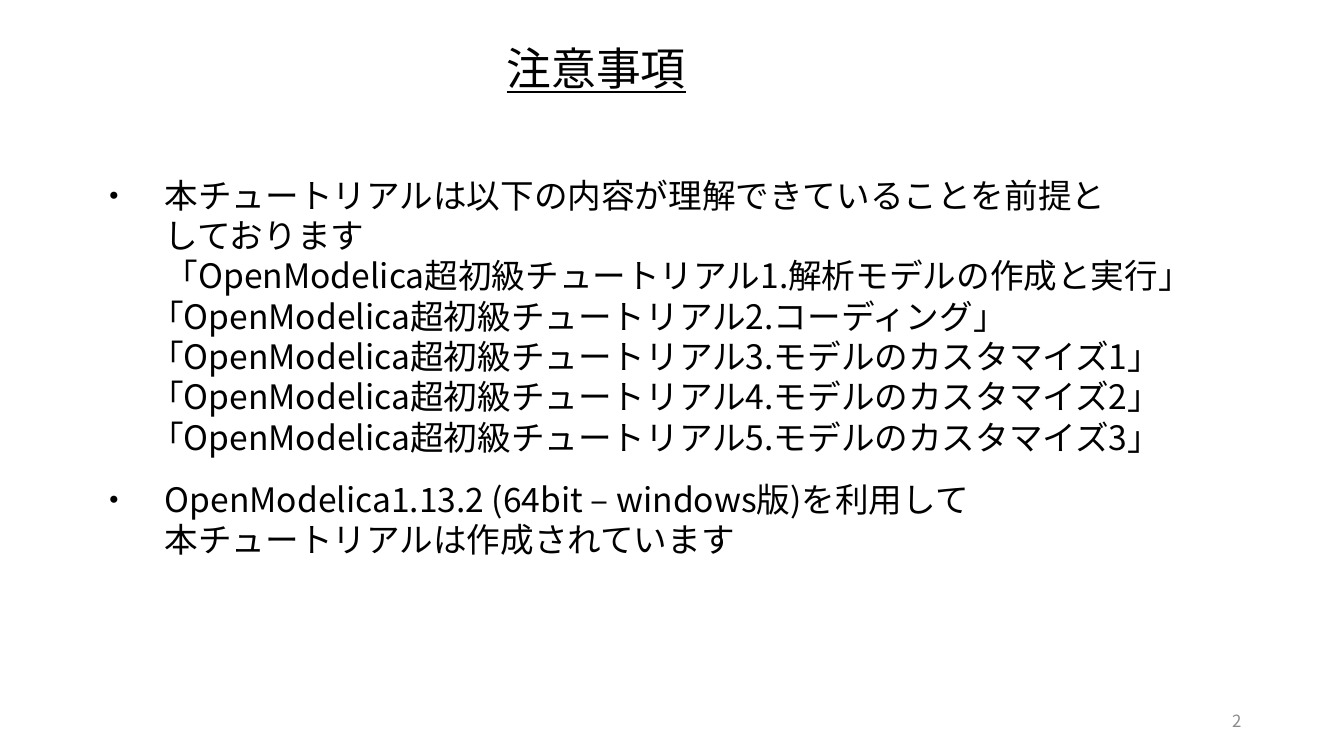
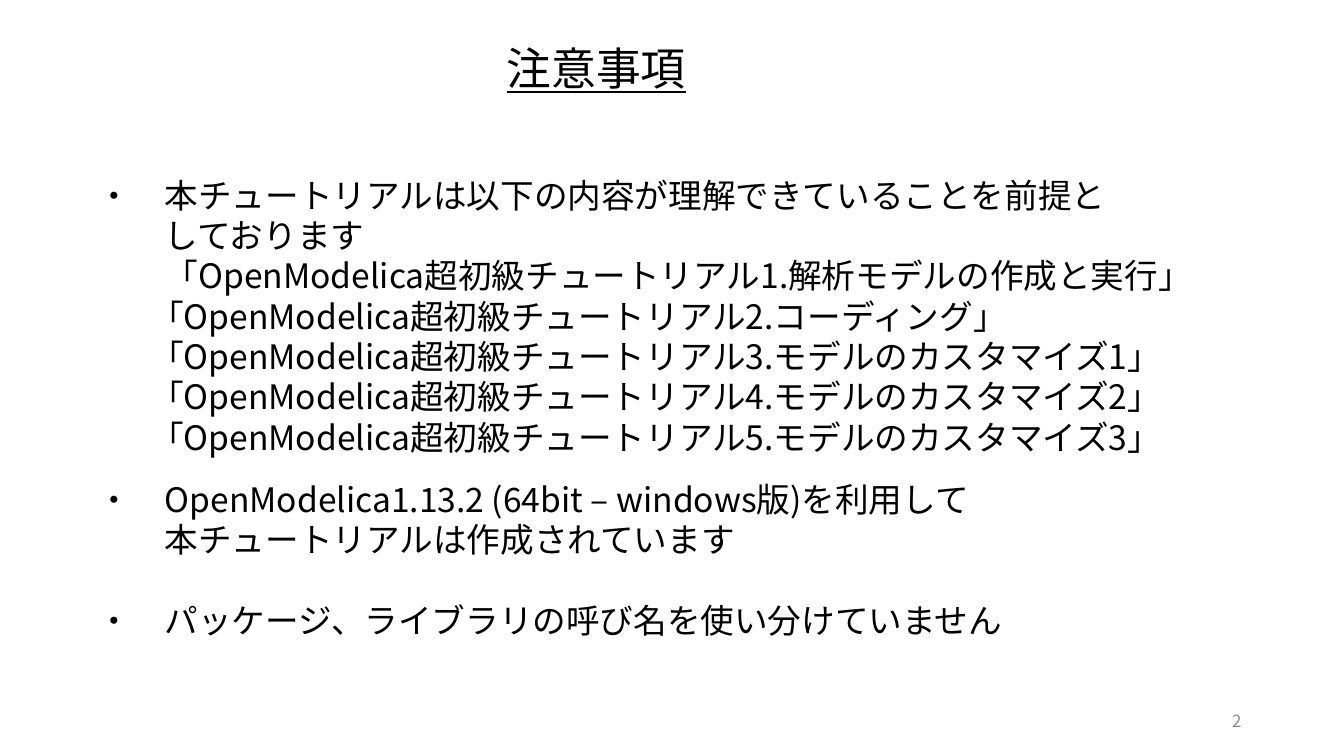
Before and after one commit to UedaShigenori/OpenModelica_Tutorials_Ja, a slide deck: slide 2 of Dev/7_PhysicsDomainModel/OpenModelica_Tutorials_7_PlantModel.pptx. Drawn at 1344x756 pixels with LibreOffice and Linux fonts; fonts in the diff are those of the drawing. Boxes give left, top, right and bottom in pixels: in the first picture for what was removed or moved away, otherwise in the second. Text is boxed around its words. In the diff, an @@ line names an element or a change of style, - is before the commit and + after.

```diff
--- a/Dev/7_PhysicsDomainModel/OpenModelica_Tutorials_7_PlantModel.pptx
+++ b/Dev/7_PhysicsDomainModel/OpenModelica_Tutorials_7_PlantModel.pptx
@@ text at (x1=98, y1=604, x2=1002, y2=636): paragraph added @@
+・ パッケージ、ライブラリの呼び名を使い分けていません
```
Also in this commit, not shown: 10 other slides changed, 10 slides added.
